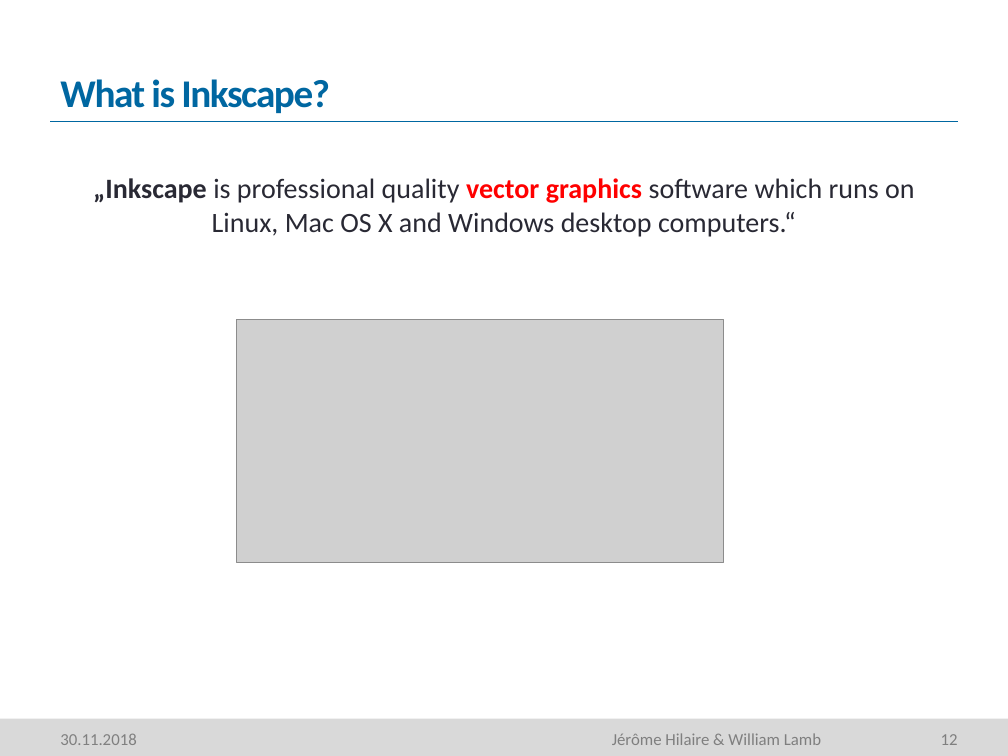
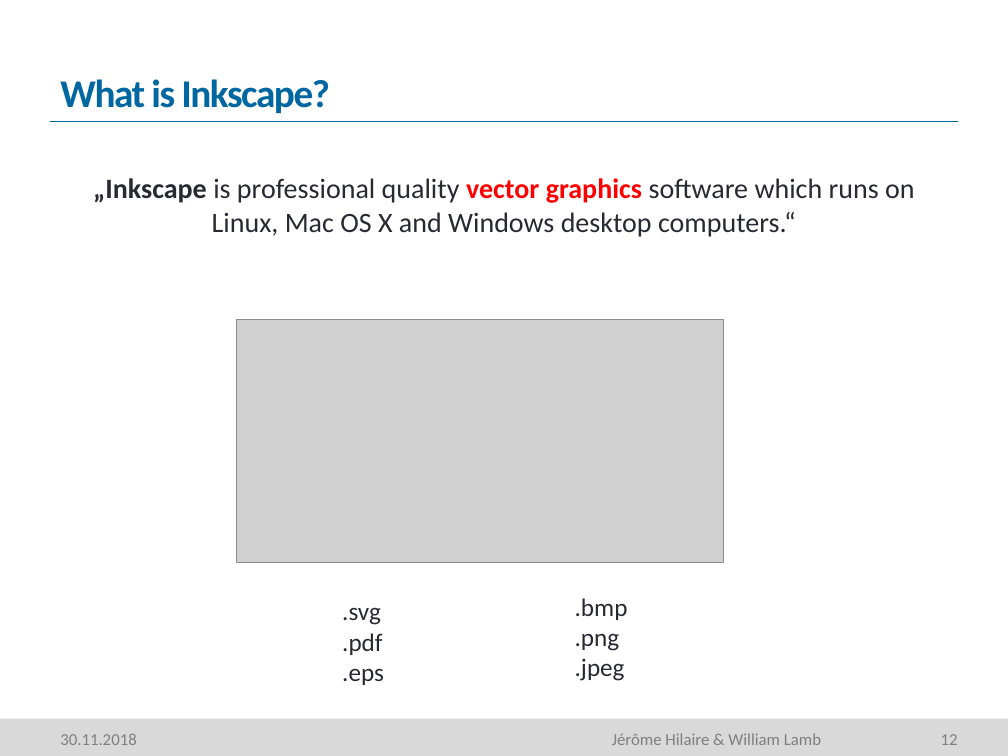
Before and after one commit to mcc-apsis/figures, a slide deck: slide 12 of Resources/Seminar part 2 - workflow and inkscape.pptm. Drawn at 1008x756 pixels with LibreOffice and Linux fonts; fonts in the diff are those of the drawing; grey boxes stand for pictures; background and template pictures are left out. Boxes give left, top, right and bottom in pixels: in the first picture for what was removed or moved away, otherwise in the second. Text is boxed around its words. In the diff, an @@ line names an element or a change of style, - is before the commit and + after.

Commit message:
minor tweaks

```diff
--- a/Resources/Seminar part 2 - workflow and inkscape.pptm
+++ b/Resources/Seminar part 2 - workflow and inkscape.pptm
@@ text added at box(575, 598, 628, 681), 18 pt, text #292934 @@
+.bmp
+.png
+.jpeg
@@ text added at box(342, 607, 384, 685), 18 pt, text #292934 @@
+.svg
+.pdf
+.eps
```
